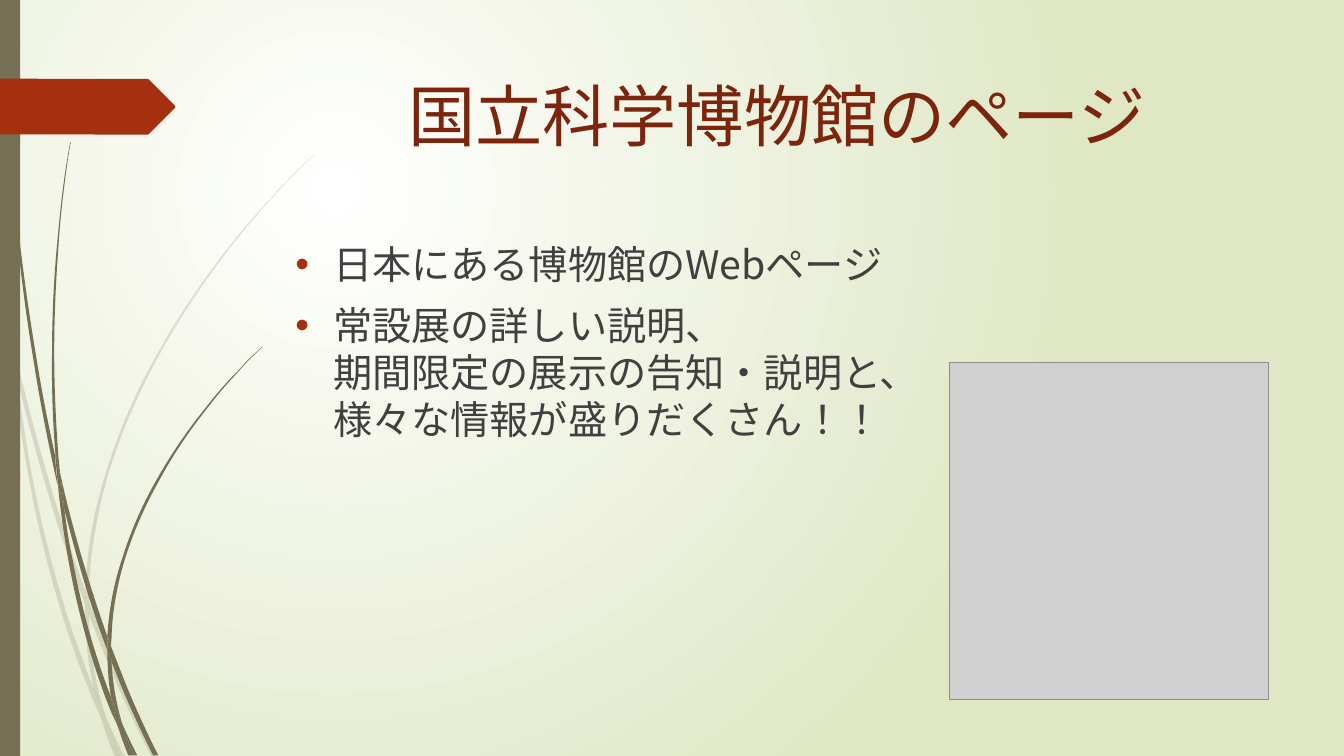
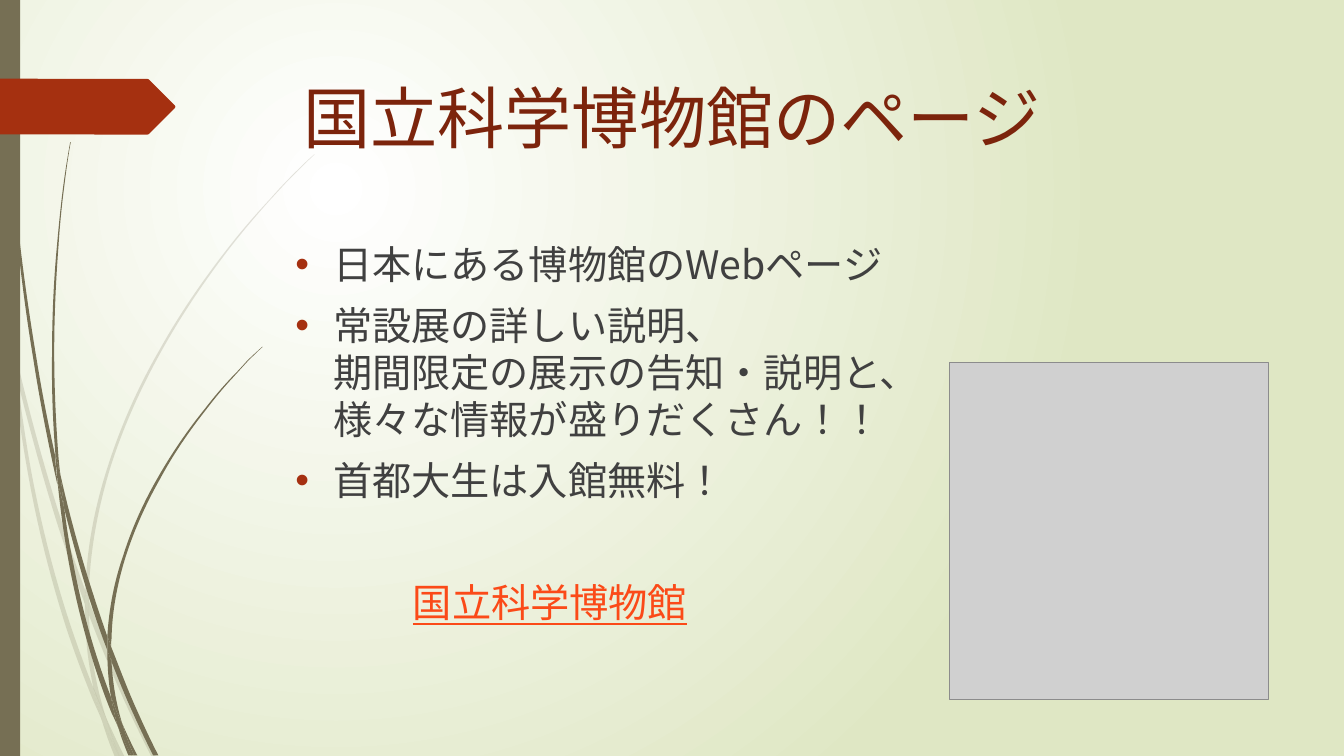
Before and after one commit to Info-lite/infolite, a slide deck: slide 8 of powerpoint/01/sample.pptx. Drawn at 1344x756 pixels with LibreOffice and Linux fonts; fonts in the diff are those of the drawing; grey boxes stand for pictures. Boxes give left, top, right and bottom in pixels: in the first picture for what was removed or moved away, otherwise in the second. Text is boxed around its words. In the diff, an @@ line names an element or a change of style, - is before the commit and + after.

```diff
--- a/powerpoint/01/sample.pptx
+++ b/powerpoint/01/sample.pptx
@@ title "国立科学博物館のページ" rewrapped from bbox=[408, 84, 1146, 157] to bbox=[303, 86, 1041, 149] @@
@@ text at bbox=[333, 462, 724, 625]: paragraphs added @@
+• 首都大生は入館無料！
+国立科学博物館
```
Also in this commit, not shown: 6 other slides changed.
